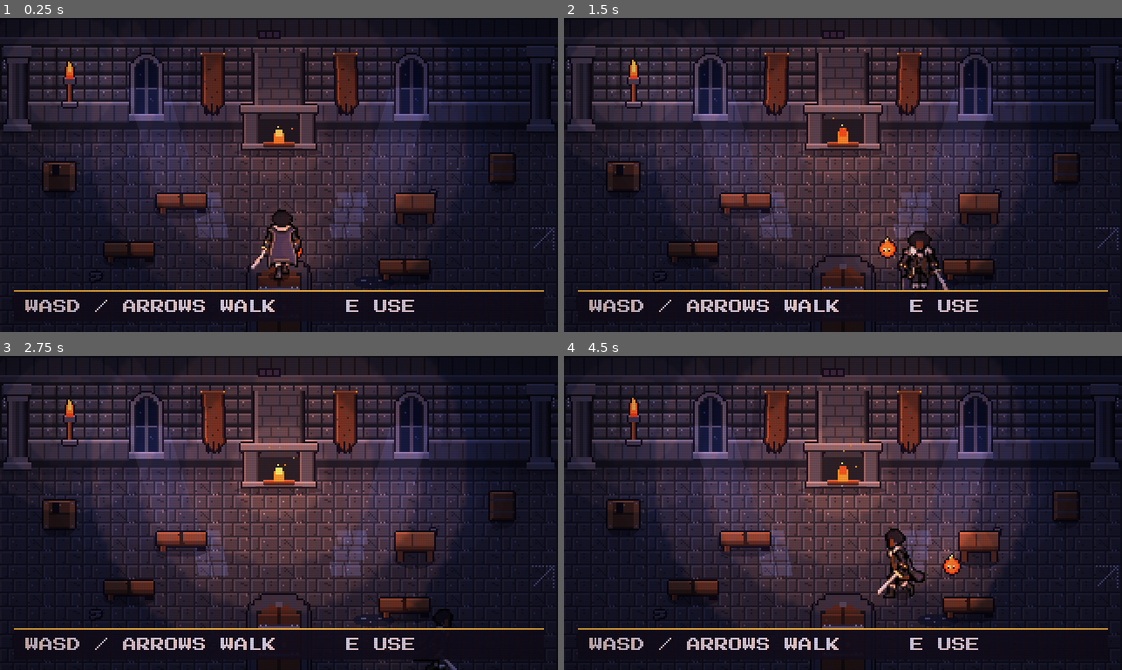
Above: before the commit, frames 1-4 (two rows, left to right).
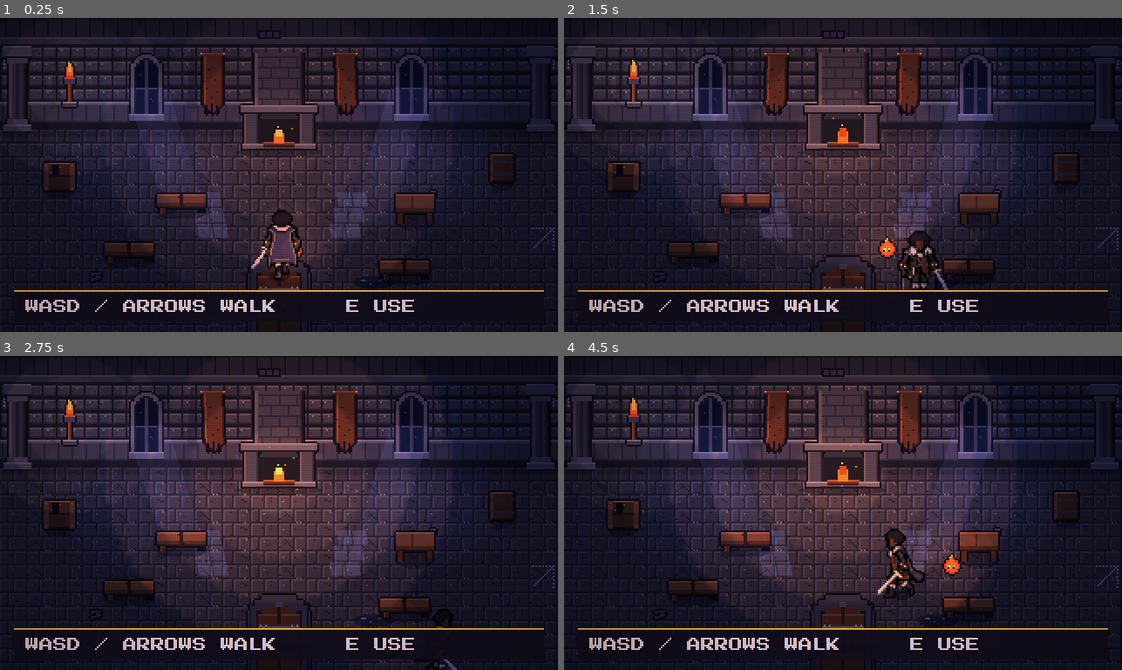
Above: after the commit, the same moments.

Repository: HeisLazi/python-tutorial-DiddyDungeon
Game: Godot game, scene res://scenes/main.tscn
Same seed, same stepped clock (60 frames per second), same inputs: the game is played once before the commit and once after it.
Inputs:
- Up to frame 1 (0.25 s): no input
- Up to frame 2 (1.5 s): tap Enter at 0.5, 1.35 s; hold D 0.53-1.28 s; tap E at 0.6 s; tap Space at 0.77 s; hold S from 1.28 s (still down)
- Up to frame 3 (2.75 s): tap Space at 1.52 s; release S at 2.03 s; hold D from 2.03 s (still down); tap Z at 2.1 s
- Up to frame 4 (4.5 s): release D at 2.78 s; hold W 2.78-3.53 s; tap E at 2.85 s; tap Space at 3.02, 3.77 s; hold A from 3.53 s (still down); tap Enter at 3.6 s; tap Z at 4.35 s

The runs differ from the first frame. In frame 1, 0.4% of the frame differs, in the area x 16-84%, y 9-86%; in frame 2, 0.9%; in frame 3, 2.1%, in the area x 16-84%, y 6-87%; in frame 4, 2.0%.

Commit message:
Great Hall: a 12-step upgrade ladder (named, priced steps, each one visible), build flash and toast, levels in the bridge
Co-Authored-By: Claude Sonnet 5.5 <noreply@anthropic.com>
Claude-Session: https://claude.ai/code/session_01XKa5GiHz4hgUAXbB38qzxx

Diff:
--- a/ide/home-godot/scripts/home.gd
+++ b/ide/home-godot/scripts/home.gd
@@ -42,8 +42,9 @@
 }
 
 var room_id := "great_hall"
-var built_tier := -1                    # the tier the current room was built at
-var cli_tier := -1                      # testing: force every room to this tier
+var built_level := -1                   # the level the current room was built at
+var cli_level := -1                     # testing: force every room to this level
+var flash := ColorRect.new()            # a quick glow when something is built
 var blockers: Array[Rect2] = []
 var stations: Array[Dictionary] = []
 var doors: Array[Dictionary] = []       # {rect, to, spawn}: walk into the rect to change rooms
@@ -84,7 +85,7 @@
 var held := {}
 var tap_ttl := {}
 const MOVE_KEYS := [KEY_W, KEY_A, KEY_S, KEY_D, KEY_UP, KEY_DOWN, KEY_LEFT, KEY_RIGHT]
-# Testing only: `godot --path . -- --shot=/tmp/a.png --room=great_hall --tier=3 --pos=160,150 --face=up` saves a frame and quits.
+# Testing only: `godot --path . -- --shot=/tmp/a.png --room=great_hall --level=12 --pos=160,150 --face=up` saves a frame and quits.
 var shot_path := ""
 var shot_frames := 0
 var start_pos := Vector2.ZERO
@@ -115,8 +116,10 @@
 			shot_path = arg.trim_prefix("--shot=")
 		elif arg.begins_with("--room="):
 			room_id = arg.trim_prefix("--room=")
+		elif arg.begins_with("--level="):
+			cli_level = int(arg.trim_prefix("--level="))
 		elif arg.begins_with("--tier="):
-			cli_tier = int(arg.trim_prefix("--tier="))
+			cli_level = int(arg.trim_prefix("--tier=")) * 4     # the old four tiers
 		elif arg.begins_with("--pos="):
 			var xy := arg.trim_prefix("--pos=").split(",")
 			start_pos = Vector2(float(xy[0]), float(xy[1]))
@@ -133,11 +136,16 @@
 
 
 # ── Rooms ───────────────────────────────────────────────────────────────────
-func room_tier(id: String) -> int:
-	if cli_tier >= 0:
-		return cli_tier
+func room_level(id: String) -> int:
+	## Upgrade level of a room, 0 .. Rooms.max_level(id). The app can send `levels: {room: n}`; the older
+	## `tiers` (0..3 per station) still work and count as four levels each.
+	if cli_level >= 0:
+		return mini(cli_level, Rooms.max_level(id))
+	var levels: Dictionary = state.get("levels", {})
+	if levels.has(id):
+		return mini(int(levels[id]), Rooms.max_level(id))
 	var key: String = ROOM_TIER_KEY.get(id, id)
-	return int((state["tiers"] as Dictionary).get(key, 0))
+	return mini(int((state["tiers"] as Dictionary).get(key, 0)) * 4, Rooms.max_level(id))
 
 
 func go_room(id: String, spawn: Vector2, instant := false) -> void:
@@ -150,8 +158,8 @@
 		await out.finished
 	_clear_room()
 	room_id = id
-	built_tier = room_tier(id)
-	Rooms.build(self, id, built_tier)
+	built_level = room_level(id)
+	Rooms.build(self, id, built_level)
 	pos = spawn
 	pyr_pos = spawn + Vector2(-18, -14)
 	held.clear()
@@ -164,6 +172,14 @@
 		back.tween_property(fade, "color:a", 0.0, 0.18)
 		await back.finished
 	changing = false
+
+
+func _celebrate(what: String) -> void:
+	## A quick warm flash and a toast when something new is built.
+	toast("BUILT: " + what)
+	flash.color = Color(1.0, 0.85, 0.5, 0.45)
+	var tw := create_tween()
+	tw.tween_property(flash, "color:a", 0.0, 0.5)
 
 
 func _clear_room() -> void:
@@ -443,6 +459,10 @@
 	fade.size = VIEW
 	fade.mouse_filter = Control.MOUSE_FILTER_IGNORE
 	fade_layer.add_child(fade)
+	flash.color = Color(1.0, 0.85, 0.5, 0.0)
+	flash.size = VIEW
+	flash.mouse_filter = Control.MOUSE_FILTER_IGNORE
+	fade_layer.add_child(flash)
 	var crt_layer := CanvasLayer.new()
 	crt_layer.layer = 100
 	add_child(crt_layer)
@@ -490,8 +510,11 @@
 		state["toast"] = ""
 	crt_rect.visible = bool(state["crt"])
 	pips.queue_redraw()
-	if not changing and built_tier >= 0 and room_tier(room_id) != built_tier:
-		go_room(room_id, pos, true)     # an upgrade was bought: rebuild this room at its new tier
+	if not changing and built_level >= 0 and room_level(room_id) != built_level:
+		var gained: bool = room_level(room_id) > built_level
+		go_room(room_id, pos, true)     # an upgrade was bought: rebuild this room at its new level
+		if gained:
+			_celebrate(Rooms.upgrade_name(room_id, built_level))
 
 
 func _draw_pips() -> void:
--- a/ide/home-godot/scripts/rooms.gd
+++ b/ide/home-godot/scripts/rooms.gd
@@ -1,34 +1,68 @@
 class_name Rooms
 extends RefCounted
 ## The rooms of the castle, built in code from the tileset (art/tiles.png) and lit with
-## pixel-banded 2D lights (home.gd). `build(h, id, tier)` is called by the Home scene with
-## itself as `h`; each room reads its tier (0 = base .. 3 = max) to decide what exists and
-## how bright it is. Layout: a 320x180 screen, 16px tiles, a back wall of 4 rows (cap, two
-## faces, plinth) and floor below, top-down 3/4 like the old hall. Keep the station ids.
+## pixel-banded 2D lights (home.gd). `build(h, id, level)` is called by the Home scene with
+## itself as `h`. Every room has an upgrade LADDER: level 0 is the neglected base and each
+## step up (bought with Embers) adds or changes ONE visible thing, up to the max level. You
+## never jump from base to max: a room is a dozen small, satisfying changes, each with a name
+## and a cost (LADDERS below; the app can show them in the station panel).
+## Layout: a 320x180 screen, 16px tiles, a back wall of 4 rows (cap, two faces, plinth) and
+## floor below, top-down 3/4. Keep the station ids.
 ## Design targets: tools/home_art/concepts/*.png. Pieces: tools/home_art/hall_pieces.py.
 ##
 ## What makes a room "great" (the checklist every room follows, see docs/HOME_AND_ART.md):
-##  1. Tier 0 is a believable neglected room, max is the concept: change props, light AND motion.
+##  1. Level 0 is a believable neglected room, the max level is the concept; each step in between is visible.
 ##  2. Depth: contact shadows under every prop, a shadow along the wall base, pillars/trim on the wall.
 ##  3. Light tells the story: warm pools, cold window beams, coloured glass patches on the floor.
 ##  4. Life: flames and lights flicker, embers and dust drift, cloth sways.
 ##  5. Wear and clutter at the start, polish at the top; nothing symmetrical by accident.
 ##  6. Scale: doors 48px, tables ~24px, the 40px hunter never dwarfs a prop that should be bigger.
 
+# The upgrade ladders. cost = Embers for that step (a proposal: tune against the economy table in the README).
+const LADDERS := {
+	"great_hall": [
+		{"name": "Sweep the hall", "cost": 8, "note": "rubble, puddles and cobwebs cleared"},
+		{"name": "Mend the benches", "cost": 10, "note": "broken benches repaired, barrels tidied"},
+		{"name": "Light a second torch", "cost": 12, "note": "a torch for the east wall, brighter flames"},
+		{"name": "Rebuild the hearth", "cost": 18, "note": "a proper fire, warmer light"},
+		{"name": "Hang crest banners", "cost": 20, "note": "the torn rags are replaced"},
+		{"name": "Lay the crimson runner", "cost": 24, "note": "a carpet from the door to the hearth"},
+		{"name": "Reglaze the windows", "cost": 28, "note": "stained glass, coloured light on the floor"},
+		{"name": "Lay a marble aisle", "cost": 32, "note": "polished marble down the middle"},
+		{"name": "Floor the hall in marble", "cost": 36, "note": "the whole floor, and columns on the walls"},
+		{"name": "Hang the chandelier", "cost": 44, "note": "a chandelier and two guards"},
+		{"name": "Set the banquet", "cost": 52, "note": "a long table, chairs and a rug"},
+		{"name": "The grand finish", "cost": 60, "note": "blue-gold hearth, gold door, trim, urns, four guards"},
+	],
+}
+
+
+static func max_level(id: String) -> int:
+	return (LADDERS.get(id, []) as Array).size()
+
+
+static func upgrade_name(id: String, level: int) -> String:
+	## The name of the step that produced `level` (1-based).
+	var ladder: Array = LADDERS.get(id, [])
+	if level < 1 or level > ladder.size():
+		return ""
+	return str(ladder[level - 1]["name"])
+
+
 static func spawn_default(_id: String) -> Vector2:
 	return Vector2(160, 150)
 
 
-static func build(h, id: String, tier: int) -> void:
+static func build(h, id: String, level: int) -> void:
 	match id:
 		"great_hall":
-			_great_hall(h, tier)
+			_great_hall(h, level)
 		_:
-			_great_hall(h, tier)
-
-
-## The shared shell: wall rows 0-3 and floor rows 4-11, with the room's own floor style.
-static func _shell(h, floor_style: String) -> void:
+			_great_hall(h, level)
+
+
+## The shared shell: wall rows 0-3 and floor rows 4-11. `marble` is the range of columns paved in marble.
+static func _shell(h, marble_from: int, marble_to: int) -> void:
 	for y in range(h.ROWS):
 		for x in range(h.COLS):
 			var piece := ""
@@ -38,10 +72,10 @@
 				piece = "wall_s_%d" % ((x + y) % 2)
 			elif y == 3:
 				piece = "plinth_s"
-			elif floor_style == "flag":
+			elif x >= marble_from and x <= marble_to:
+				piece = "floor_chk_%d" % ((x + y) % 2)
+			else:
 				piece = "floor_flag_%d" % ((x * 7 + y * 3) % 3)
-			else:
-				piece = "floor_chk_%d" % ((x + y) % 2)
 			h.tile(piece, x, y)
 	h.block(Rect2(0, 0, h.VIEW.x, 64))
 	h.block(Rect2(-16, 0, 20, 200))
@@ -59,51 +93,66 @@
 	return h.obj(piece, feet, Rect2(feet.x - w / 2.0, feet.y - d, w, d))
 
 
-static func _great_hall(h, tier: int) -> void:
-	_shell(h, "flag" if tier < 2 else "marble")
-	var ambient := [Color(0.40, 0.41, 0.56), Color(0.44, 0.44, 0.60), Color(0.44, 0.44, 0.64), Color(0.48, 0.48, 0.72)]
-	h.set_ambient(ambient[tier])
+static func _great_hall(h, lv: int) -> void:
+	var marble_from := -1
+	var marble_to := -1
+	if lv >= 9:
+		marble_from = 0
+		marble_to = 19
+	elif lv == 8:
+		marble_from = 6
+		marble_to = 13
+	_shell(h, marble_from, marble_to)
+	var marble := lv >= 8
+	var glass := lv >= 7
+	# The ambient light brightens a little with every step.
+	h.set_ambient(Color(0.40, 0.41, 0.56).lerp(Color(0.48, 0.48, 0.72), lv / 12.0))
 
 	# ── The wall: columns, damp stains, cobwebs ──
-	if tier == 0:
+	if lv < 1:
 		h.bg("cobweb_l", Vector2(2, 16))
 		h.bg("cobweb_r", Vector2(h.VIEW.x - 16, 16))
 		h.bg("cobweb_r", Vector2(h.VIEW.x - 16, 120))
+	if lv < 5:
 		for x in [26.0, 104.0, 250.0]:
 			h.bg("stain", Vector2(x, 18))
-	var pillar_piece := "pillar_g" if tier >= 3 else "pillar_s"
-	var pillar_xs: Array = [[10.0, 310.0], [10.0, 310.0], [10.0, 60.0, 260.0, 310.0], [10.0, 60.0, 260.0, 310.0]][tier]
+	var pillar_piece := "pillar_g" if lv >= 12 else "pillar_s"
+	var pillar_xs: Array = [10.0, 310.0]
+	if lv >= 9:
+		pillar_xs = [10.0, 60.0, 260.0, 310.0]
 	for x in pillar_xs:
 		h.bg(pillar_piece, Vector2(x, 66), true)
-
-	# ── Floor: wear at the start, a runner once repaired, a rug under the banquet ──
-	if tier == 0:
+	if lv >= 12:
+		h.add_tint(Rect2(0, 62, h.VIEW.x, 2), Color(0.95, 0.74, 0.25, 0.9))     # gold trim along the wall base
+
+	# ── Floor: wear at the start, a runner once laid, a rug under the banquet ──
+	if lv < 1:
 		h.bg("rubble_1", Vector2(56, 152), true)
 		h.bg("rubble_0", Vector2(250, 104), true)
 		h.bg("rubble_0", Vector2(124, 170), true)
 		h.bg("puddle", Vector2(214, 156), true)
-	if tier >= 1:
+	if lv >= 6:
 		for row in range(5, 12):
 			h.bg("carpet", Vector2(144, row * 16))
-	if tier >= 3:
+	if lv >= 11:
 		h.bg("rug_table", Vector2(210, 104))
 
 	# ── Windows: plain and cold, then stained glass throwing coloured light on the floor ──
-	var window_kind := "window_plain" if tier < 2 else "window_glass"
-	var beam := Color(0.50, 0.60, 0.95, 0.10 + 0.07 * tier)
+	var window_kind := "window_glass" if glass else "window_plain"
+	var beam := Color(0.50, 0.60, 0.95, 0.10 + (0.19 if glass else 0.0) * minf(1.0, (lv - 6) / 6.0))
 	var panes: Array = [Color(0.95, 0.25, 0.30, 0.30), Color(0.30, 0.45, 1.0, 0.32), Color(1.0, 0.78, 0.28, 0.30),
 		Color(0.65, 0.35, 0.95, 0.30), Color(0.35, 0.65, 1.0, 0.30), Color(0.95, 0.35, 0.40, 0.28)]
 	for x in [84.0, 236.0]:
 		var dir := 1.0 if x < 160.0 else -1.0
 		h.bg(window_kind, Vector2(x, 60), true)
 		h.add_shaft(Vector2(x - 12, 40), 24.0, 96.0, 30.0 * dir, beam)
-		h.add_light(Vector2(x, 66), 56.0, Color(0.45, 0.58, 0.95), 0.35 + 0.1 * tier, 0.0)
+		h.add_light(Vector2(x, 66), 56.0, Color(0.45, 0.58, 0.95), 0.35 + 0.05 * lv, 0.0)
 		# The patch of window-light on the floor, shaped like the panes.
 		var fx: float = x + 34.0 * dir
 		var k := 0
 		for row in 3:
 			for col in 2:
-				var c: Color = panes[k % panes.size()] if tier >= 2 else Color(0.5, 0.6, 0.95, 0.15)
+				var c: Color = panes[k % panes.size()] if glass else Color(0.5, 0.6, 0.95, 0.15)
 				var x0: float = fx - 9.0 + col * 9.0 + row * 2.0 * dir
 				var y0: float = 100.0 + row * 9.0
 				h.add_patch(PackedVector2Array([Vector2(x0, y0), Vector2(x0 + 8, y0), Vector2(x0 + 9, y0 + 8), Vector2(x0 + 1, y0 + 8)]), c)
@@ -111,71 +160,73 @@
 
 	# ── Banners: torn rags at the start, crimson crests after (they sway) ──
 	for x in [122.0, 198.0]:
-		var banner: Sprite2D = h.bg("banner_torn" if tier == 0 else "banner_crest", Vector2(x, 56), true)
+		var banner: Sprite2D = h.bg("banner_crest" if lv >= 5 else "banner_torn", Vector2(x, 56), true)
 		h.sway(banner, 0.9, 1.7, 36.0)
 
 	# ── The hearth: a small fire, a good fire, then blue-gold with a reflection on the floor ──
-	h.hearth_base = ["hearthb", "hearthm", "hearthm", "hearthg"][tier]
+	h.hearth_base = "hearthg" if lv >= 12 else ("hearthm" if lv >= 4 else "hearthb")
 	h.hearth_sprite = h.bg(h.hearth_base + "_0", Vector2(160, 76), true)
-	var hearth_color := Color("ff9a4a") if tier < 3 else Color(0.55, 0.72, 1.0)
-	h.add_light(Vector2(160, 66), [108.0, 100.0, 104.0, 112.0][tier], hearth_color, [1.25, 1.15, 1.2, 1.3][tier], 0.22)
+	var blue := lv >= 12
+	var hearth_color := Color(0.55, 0.72, 1.0) if blue else Color("ff9a4a")
+	h.add_light(Vector2(160, 66), 100.0 + 1.2 * lv, hearth_color, 1.1 + 0.015 * lv + (0.1 if lv >= 4 else 0.0), 0.22)
 	h.add_shadow(Vector2(160, 78), 52.0, 6.0, 0.3)
 	h.block(Rect2(136, 66, 48, 12))
 	h.station("hearth", "Rest at the Hearth", Rect2(136, 78, 48, 22), Vector2(160, 8))
-	h.add_embers(Rect2(150, 60, 20, 6), Color("ffb347") if tier < 3 else Color("8cc8ff"), 6 + tier * 3, 16.0)
-	if tier >= 2:
-		var glow := Color(0.4, 0.6, 1.0, 0.14) if tier >= 3 else Color(1.0, 0.6, 0.3, 0.09)
+	h.add_embers(Rect2(150, 60, 20, 6), Color("8cc8ff") if blue else Color("ffb347"), 6 + int(lv * 0.5), 16.0)
+	if marble:
+		var glow := Color(0.4, 0.6, 1.0, 0.14) if blue else Color(1.0, 0.6, 0.3, 0.09)
 		h.add_shaft(Vector2(146, 82), 28.0, 44.0, 0.0, glow)       # the fire reflected in the polished floor
 
-	if tier >= 3:
-		h.add_tint(Rect2(0, 62, h.VIEW.x, 2), Color(0.95, 0.74, 0.25, 0.9))     # gold trim along the wall base
-
-	# ── Wall torches ──
-	var torch_x: Array = [[40.0], [40.0, 280.0], [40.0, 280.0], [40.0, 280.0]][tier]
+	# ── Wall torches: one, then a second ──
+	var torch_x: Array = [40.0]
+	if lv >= 3:
+		torch_x = [40.0, 280.0]
 	for x in torch_x:
 		h.anim("torch", Vector2(x, 52), Rect2(), true)
-		h.add_light(Vector2(x, 38), 52.0, Color("ffb36b"), 0.85, 0.3)
+		h.add_light(Vector2(x, 38), 52.0, Color("ffb36b"), 0.8 + 0.03 * lv, 0.3)
 
 	# ── Furniture and clutter ──
-	if tier == 0:
-		for at in [Vector2(104, 112), Vector2(74, 140), Vector2(232, 150)]:
-			_prop(h, "bench_broken", at, 30.0, 8.0)
-		_prop(h, "table_small", Vector2(238, 118), 24.0, 10.0)
+	var benches_fixed := lv >= 2
+	var bench_kind := "bench" if benches_fixed else "bench_broken"
+	var bench_spots: Array = [Vector2(108, 112), Vector2(74, 142)]
+	if lv < 11:
+		bench_spots.append_array([Vector2(212, 112), Vector2(246, 142)])
+	if not benches_fixed:
+		bench_spots = [Vector2(104, 112), Vector2(74, 140), Vector2(232, 150)]
+	for at in bench_spots:
+		_prop(h, bench_kind, at, 30.0, 8.0)
+	if lv < 11:
+		_prop(h, "table_small", Vector2(238, 118) if lv < 2 else Vector2(238, 96), 24.0, 10.0)
+	if lv < 2:
 		_prop(h, "crate_broken", Vector2(34, 100), 18.0, 8.0)
 		_prop(h, "barrel", Vector2(288, 96), 14.0, 7.0)
-	elif tier == 1:
-		for at in [Vector2(108, 112), Vector2(212, 112), Vector2(74, 142), Vector2(246, 142)]:
-			_prop(h, "bench", at, 30.0, 8.0)
-		_prop(h, "table_small", Vector2(238, 96), 24.0, 10.0)
+	elif lv < 10:
 		_prop(h, "barrel", Vector2(30, 98), 14.0, 7.0)
 		_prop(h, "barrel", Vector2(48, 102), 14.0, 7.0)
 		_prop(h, "crate", Vector2(292, 100), 18.0, 8.0)
-	if tier >= 2:
+	if lv >= 10:
 		for at in [Vector2(32, 100), Vector2(288, 100)]:
 			_prop(h, "knight", at, 14.0, 6.0, 16.0)
-	if tier >= 3:
-		for at in [Vector2(108, 86), Vector2(212, 86)]:
-			_prop(h, "knight", at, 14.0, 6.0, 16.0)
+		for x in [124.0, 196.0]:
+			_prop(h, "urn_gold" if lv >= 12 else "urn", Vector2(x, 178), 12.0, 6.0)
+		h.add_chain(92.0, 2.0, 96.0)
+		h.add_shadow(Vector2(92, 160), 40.0, 10.0, 0.22)
+		h.anim("chandelier", Vector2(92, 132))
+		h.add_light(Vector2(92, 110), 92.0, Color("ffcf8a"), 0.8 + 0.08 * (lv - 10), 0.2)
+	if lv >= 11:
 		_prop(h, "table_long", Vector2(252, 130), 64.0, 14.0)
 		for cx in [236.0, 268.0]:
 			_prop(h, "chair_l" if cx < 252.0 else "chair_r", Vector2(cx, 110), 12.0, 6.0)
 			_prop(h, "chair_l" if cx < 252.0 else "chair_r", Vector2(cx, 154), 12.0, 6.0)
-		for x in [124.0, 196.0]:
-			_prop(h, "urn_gold", Vector2(x, 178), 12.0, 6.0)
 		h.add_light(Vector2(252, 120), 48.0, Color("ffd27a"), 0.7, 0.2)
+	if lv >= 12:
+		for at in [Vector2(108, 86), Vector2(212, 86)]:
+			_prop(h, "knight", at, 14.0, 6.0, 16.0)
 		h.add_embers(Rect2(40, 90, 240, 80), Color("ffd27a"), 14, 6.0, 4.5)
-	elif tier == 2:
-		for x in [124.0, 196.0]:
-			_prop(h, "urn", Vector2(x, 178), 12.0, 6.0)
-	if tier >= 2:
-		h.add_chain(92.0, 2.0, 96.0)
-		h.add_shadow(Vector2(92, 160), 40.0, 10.0, 0.22)
-		h.anim("chandelier", Vector2(92, 132))
-		h.add_light(Vector2(92, 110), 92.0, Color("ffcf8a"), 0.8 + 0.15 * (tier - 2), 0.2)
-
-	# ── Dust drifting in the beams (all tiers, more at the start) ──
-	h.add_embers(Rect2(40, 74, 240, 90), Color(0.75, 0.80, 1.0, 0.55), 10 if tier > 0 else 16, 3.0, 5.0)
-
-	# ── The great door: a plain oak door at first, carved gold at the top ──
-	h.bg("door_gold" if tier >= 3 else "door_wood", Vector2(160, 186), true)
+
+	# ── Dust drifting in the beams: thick in a neglected hall, thin in a kept one ──
+	h.add_embers(Rect2(40, 74, 240, 90), Color(0.75, 0.80, 1.0, 0.55), maxi(4, 16 - lv), 3.0, 5.0)
+
+	# ── The great door: a plain oak door until the grand finish ──
+	h.bg("door_gold" if lv >= 12 else "door_wood", Vector2(160, 186), true)
 	h.station("door", "Go to the Forge", Rect2(138, 158, 44, 24), Vector2(160, 134))
Not shown, changed: docs/HOME_AND_ART.md
Not shown, changed: tools/home_art/shots.sh
